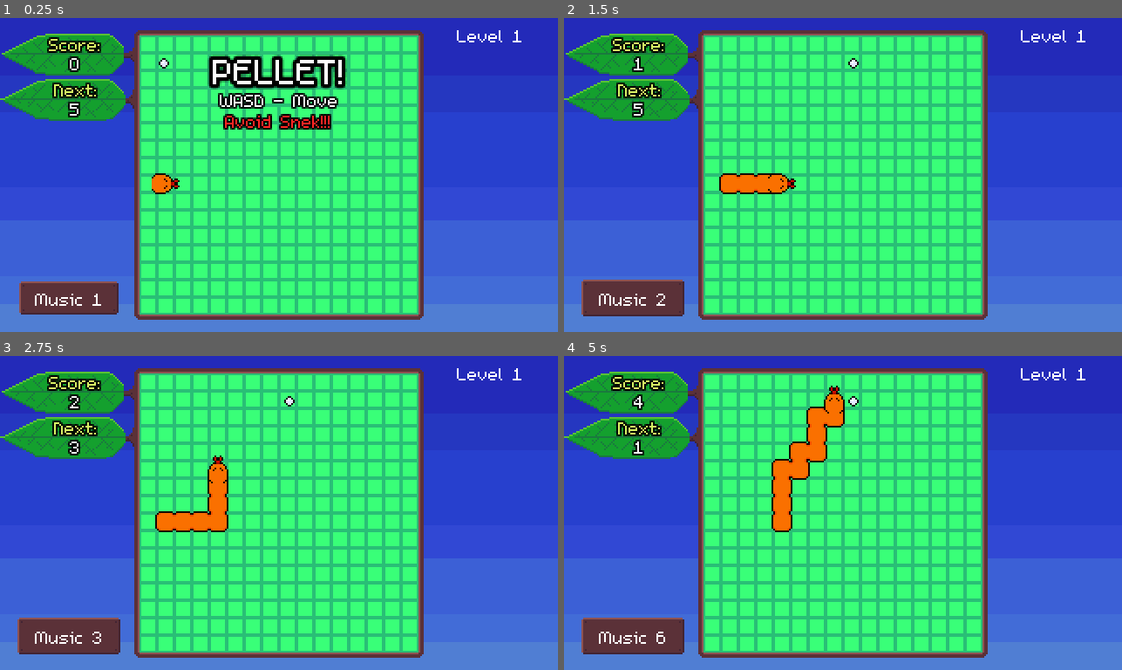
Above: before the commit, frames 1-4 (two rows, left to right).
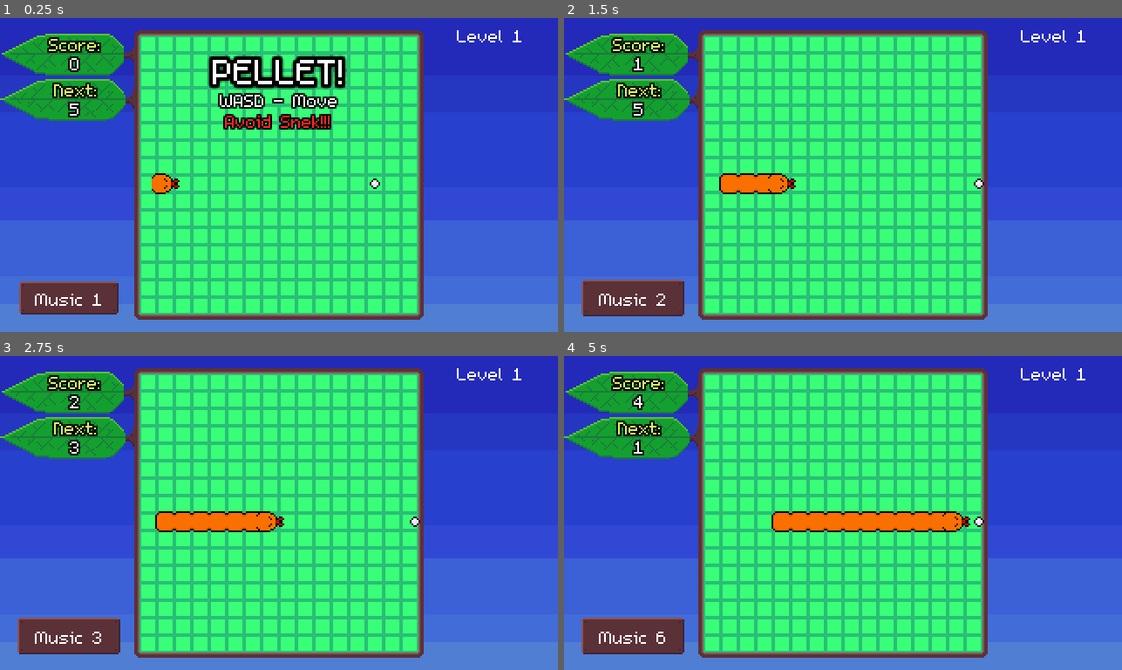
Above: after the commit, the same moments.

Repository: bdunko/Pellet
Game: Godot game, scene res://main.tscn
The game is run twice, just before and just after one commit, with the same random seed, the same clock (stepped at 60 frames per second) and the same inputs.
Inputs:
- Up to frame 1 (0.25 s): no input
- Up to frame 2 (1.5 s): tap Enter at 0.5 s; hold D (right) 0.53-1.25 s; tap U (unlock) at 0.6 s; click "Music 1" at 1.25 s
- Up to frame 3 (2.75 s): click "Music 2" at 2 s
- Up to frame 4 (5 s): click "Music 3" at 2.75 s; click "Music 4" at 3.5 s; click "Music 5" at 4.25 s

The runs differ from the first frame. In frame 1, less than 0.1% of the frame differs, in the area x 28-69%, y 12-55%; in frame 2, less than 0.1%; in frame 3, 1.3%; in frame 4, 4.1%, in the area x 37-76%, y 9-57%.

Commit message:
Snake is more performant; spider shrinks again

Diff:
--- a/bugs/ant.tscn
+++ b/bugs/ant.tscn
@@ -26,7 +26,7 @@
 }]
 
 [sub_resource type="CapsuleShape2D" id="CapsuleShape2D_mshyp"]
-radius = 3.0
+radius = 4.0
 height = 12.0
 
 [node name="Ant" type="CharacterBody2D"]
--- a/bugs/spider.tscn
+++ b/bugs/spider.tscn
@@ -26,7 +26,7 @@
 }]
 
 [sub_resource type="CircleShape2D" id="CircleShape2D_114oi"]
-radius = 4.0
+radius = 3.0
 
 [node name="Spider" type="CharacterBody2D"]
 collision_layer = 8
--- a/main.gd
+++ b/main.gd
@@ -299,13 +299,13 @@
 			bug.position = Global.to_global_position(Vector2(x, y))
 			#nudge onto wall...
 			if x == 0: #left wall
-				bug.position -= Vector2(3, 0)
+				bug.position -= Vector2(2, 0)
 			elif x == Global.GRID_SIZE.x - 1: #right wall
-				bug.position += Vector2(3, 0)
+				bug.position += Vector2(2, 0)
 			elif y == 0: #top wall
-				bug.position -= Vector2(0, 3)
+				bug.position -= Vector2(0, 2)
 			else: #bottom wall
-				bug.position += Vector2(0, 3)
+				bug.position += Vector2(0, 2)
 			bug.setup(vertical)
 			queued_bugs.append(bug)
 			call_deferred("_spawn_queued_bugs")
@@ -378,10 +378,13 @@
 	$DeadInfo/Score.text = SCORE_FORMAT % int(score)
 	$DeadInfo/Tip.text = TIP_FORMAT % tips[current_tip]
 	current_tip = Global.increment_wrap(current_tip, len(tips))
-	if max_level != 15 and level >= 15:
+	if max_level != MAX_LEVEL and level >= MAX_LEVEL:
 		$DeadInfo/Tip.text = TIP_FORMAT % MAX_LEVEL_END_TIP
-		tips.append(MAX_LEVEL_END_TIP)
+		call_deferred("_add_max_tip")
 	$DeadInfo/Commentary.text = COMMENTARY_FORMAT % _commentary_for_score()
+
+func _add_max_tip():
+	tips.append(MAX_LEVEL_END_TIP)
 
 func _enable_skip():
 	$StartupInfo/LevelDownButton.visible = true
@@ -432,8 +435,8 @@
 	$UI/Score.text = str(0)
 	if level > max_level:
 		max_level = level
-		if max_level >= MAX_LEVEL:
-			max_level = MAX_LEVEL
+		if max_level >= MAX_LEVEL - 1:
+			max_level = MAX_LEVEL - 1
 		start_level = max_level
 		_enable_skip()
 	level = start_level
--- a/main.tscn
+++ b/main.tscn
@@ -353,7 +353,7 @@
 
 [node name="Pellet" parent="." instance=ExtResource("6_dvu1o")]
 z_index = 1200
-position = Vector2(94, 26)
+position = Vector2(215, 95)
 
 [node name="Bullets" type="Node2D" parent="."]
 z_index = 1500
--- a/snake.gd
+++ b/snake.gd
@@ -43,6 +43,16 @@
 		return self
 
 func _dir_to_pellet(grid_pos: Vector2, pellet_pos: Vector2) -> Direction:
+	# greedy snake eats bug if possible
+	if get_parent().get_parent().is_grid_pos_bug(Vector2(grid_pos.x, grid_pos.y - 1)):
+		return Direction.UP
+	elif get_parent().get_parent().is_grid_pos_bug(Vector2(grid_pos.x, grid_pos.y + 1)):
+		return Direction.DOWN
+	elif get_parent().get_parent().is_grid_pos_bug(Vector2(grid_pos.x - 1, grid_pos.y)):
+		return Direction.LEFT
+	elif get_parent().get_parent().is_grid_pos_bug(Vector2(grid_pos.x + 1, grid_pos.y)):
+		return Direction.RIGHT
+
 	# pre-generate collision map
 	var cmap := []
 	for x in range(0, Global.GRID_SIZE.x):
@@ -50,14 +60,8 @@
 		for y in range(0, Global.GRID_SIZE.y):
 			cmap[x].append(get_parent().get_parent().is_grid_pos_snake(Vector2(x, y)))
 
-	var solutions = []
-
 	# remember spots we checked for each possible direction
-	var checked = {}
-	checked[Direction.UP] = []
-	checked[Direction.DOWN] = []
-	checked[Direction.LEFT] = []
-	checked[Direction.RIGHT] = []
+	var checked = []
 
 	var to_check = []
 	# initial spots to check - up down left right from starting position
@@ -67,9 +71,10 @@
 		Pair.new().setup(Vector2(grid_pos.x, grid_pos.y + 1), Direction.DOWN),
 		Pair.new().setup(Vector2(grid_pos.x, grid_pos.y - 1), Direction.UP)
 		]
+	next_checks.shuffle() #randomize a bit
 
 	# while we have stuff to check and no solutions
-	while next_checks.size() != 0 and solutions.size() == 0:
+	while next_checks.size() != 0:
 		for pair in next_checks: # add each spot to check to a list
 			to_check.append(pair)
 		next_checks.clear() # clear the list of spots to check in next iteration
@@ -77,33 +82,21 @@
 		# while we have spots to check on current depth
 		while to_check.size() != 0:
 			var current_check: Pair = to_check.pop_front()
-			if not Global.is_grid_pos_in_grid(current_check.pos) or cmap[current_check.pos.x][current_check.pos.y] or current_check.pos in checked[current_check.original_dir]: # can't go this way
+			# or current_check.pos in checked[current_check.original_dir]
+			if not Global.is_grid_pos_in_grid(current_check.pos) or cmap[current_check.pos.x][current_check.pos.y] or current_check.pos in checked: # can't go this way
 				continue
 
 			# mark this spot as checked (for this direction)
-			checked[current_check.original_dir].append(current_check.pos)
+			#checked[current_check.original_dir].append(current_check.pos)
+			checked.append(current_check.pos)
 
 			if current_check.pos == pellet_pos: # if we reached the pellet, this is a solution
-				solutions += [current_check.original_dir]
+				return current_check.original_dir
 			else: # append left, up, right, down
 				next_checks.append(Pair.new().setup(current_check.pos + Vector2(1, 0), current_check.original_dir))
 				next_checks.append(Pair.new().setup(current_check.pos + Vector2(-1, 0), current_check.original_dir))
 				next_checks.append(Pair.new().setup(current_check.pos + Vector2(0, 1), current_check.original_dir))
 				next_checks.append(Pair.new().setup(current_check.pos + Vector2(0, -1), current_check.original_dir))
-
-
-	if solutions.size() == 1: # found shortest path, go that way
-		return solutions[0]
-	elif solutions.size() != 0: # multiple valid paths of same length; if one direction has a bug immediately, prioritize it
-		if Direction.UP in solutions and get_parent().get_parent().is_grid_pos_bug(Vector2(grid_pos.x, grid_pos.y - 1)):
-			return Direction.UP
-		elif Direction.DOWN in solutions and get_parent().get_parent().is_grid_pos_bug(Vector2(grid_pos.x, grid_pos.y + 1)):
-			return Direction.DOWN
-		elif Direction.LEFT in solutions and get_parent().get_parent().is_grid_pos_bug(Vector2(grid_pos.x - 1, grid_pos.y)):
-			return Direction.LEFT
-		elif Direction.RIGHT in solutions and get_parent().get_parent().is_grid_pos_bug(Vector2(grid_pos.x + 1, grid_pos.y)):
-			return Direction.RIGHT
-		return Global.choose_one(solutions) # no bugs adjacent, go a random solution direction
 
 	return Direction.NONE # no path at all, so don't move
 
